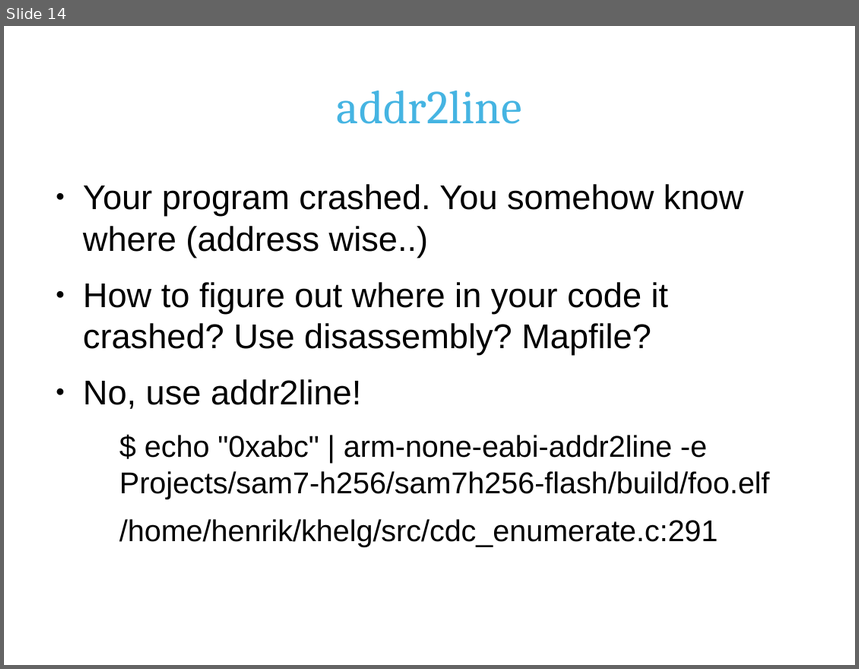
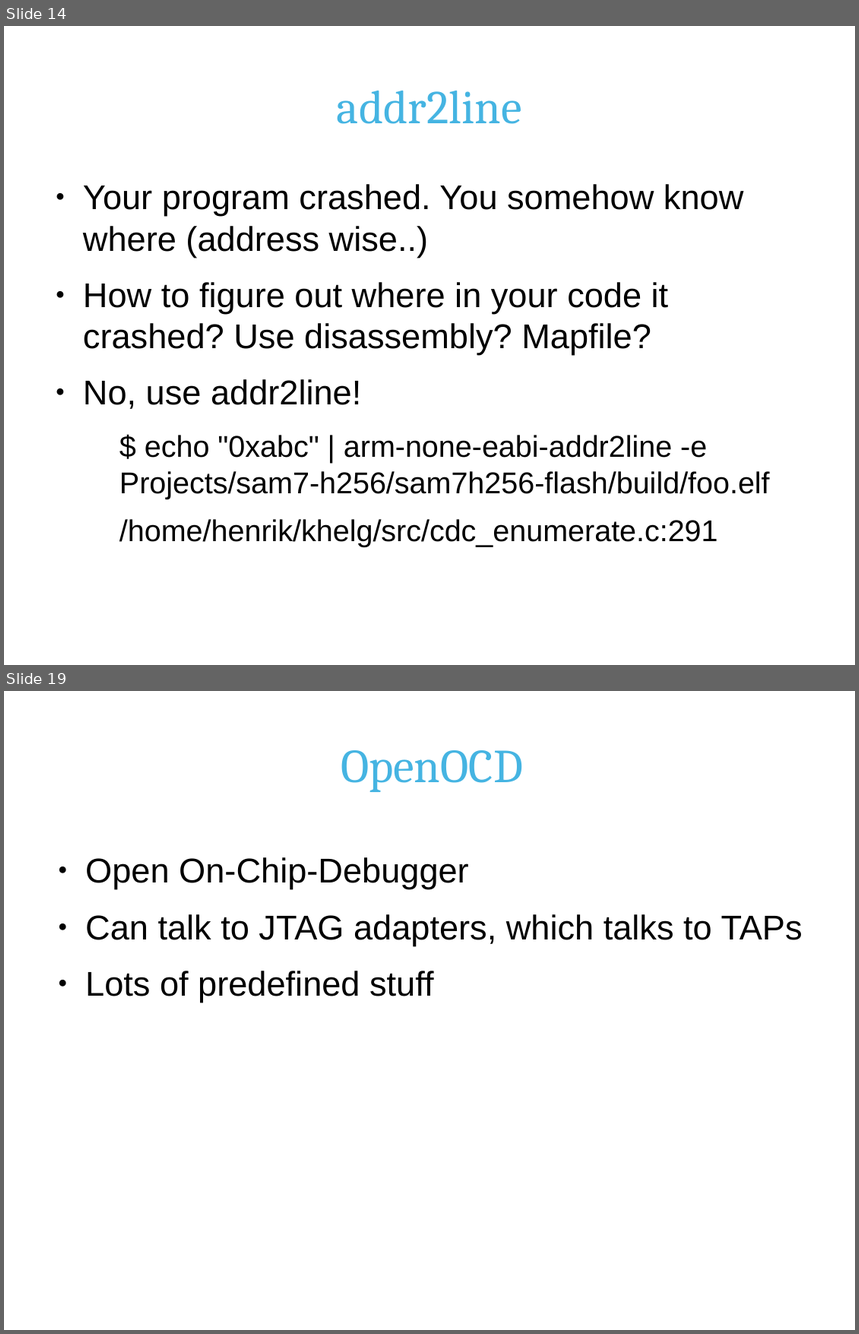
Before and after one commit to hnrkp/khelg2012-1, a slide deck: doc/pres.odp. Shown one above the other, each under a label of ours: slide 14 before the commit, slides 14 and 19 after it; the slides between them are not shown. The pictures are 859x669 and 859x1334 pixels, drawn with LibreOffice and Linux fonts; fonts in the diff are those of the drawing; background and template pictures are left out. Boxes give left, top, right and bottom in pixels: in the first picture for what was removed or moved away, otherwise in the second. Text is boxed around its words. In the diff, an @@ line names an element or a change of style, - is before the commit and + after.

Commit message:
finished the jtag stuff i gather, my mind is going...........................

```diff
--- a/doc/pres.odp
+++ b/doc/pres.odp
@@ slide 19 added at bbox=[4, 691, 855, 1330], background #FFFFFF @@
@@ title added at bbox=[341, 750, 523, 792], 44 pt, text #45B4E2 @@
+OpenOCD
@@ text added at bbox=[85, 857, 803, 1002], 32 pt, text #000000 @@
+● Open On-Chip-Debugger
+● Can talk to JTAG adapters, which talks to TAPs
+● Lots of predefined stuff
```
Also in this commit, not shown: 3 slides changed, 13 other slides added.
